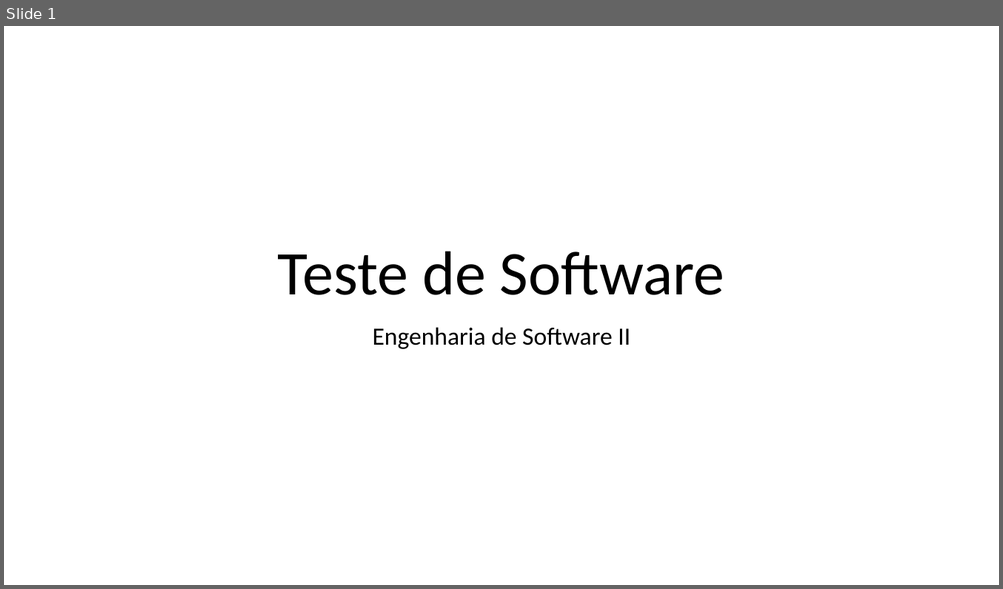
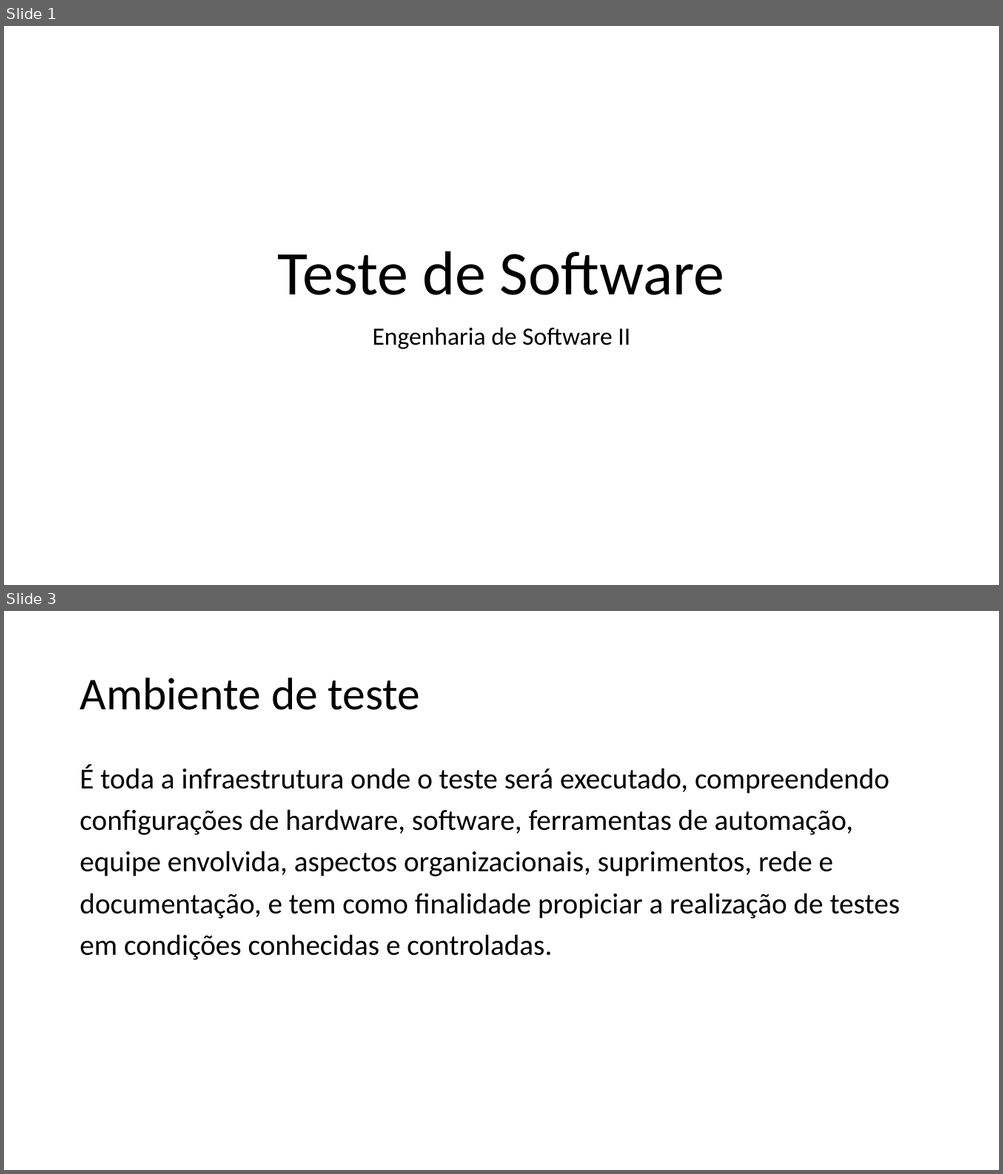
Before and after one commit to fmassaretto/SoftwareTesting, a slide deck: Teste de Software.pptx. Shown one above the other, each under a label of ours: slide 1 before the commit, slides 1 and 3 after it; the slides between them are not shown. The pictures are 1003x589 and 1003x1174 pixels, drawn with LibreOffice and Linux fonts; fonts in the diff are those of the drawing. Boxes give left, top, right and bottom in pixels: in the first picture for what was removed or moved away, otherwise in the second. Text is boxed around its words. In the diff, an @@ line names an element or a change of style, - is before the commit and + after.

Commit message:
Teste de Software.pptx: Montei minha parte dos slides

```diff
--- a/Teste de Software.pptx
+++ b/Teste de Software.pptx
@@ slide 3 added at [4, 611, 999, 1170], background #FFFFFF @@
@@ title added at [79, 678, 421, 710], 44 pt, text #000000 @@
+Ambiente de teste
@@ text added at [79, 764, 900, 960], 28 pt, text #000000 @@
+É toda a infraestrutura onde o teste será executado, compreendendo
+configurações de hardware, software, ferramentas de automação,
+equipe envolvida, aspectos organizacionais, suprimentos, rede e
+documentação, e tem como finalidade propiciar a realização de testes
+em condições conhecidas e controladas.
```
Also in this commit, not shown: 43 other slides added.
